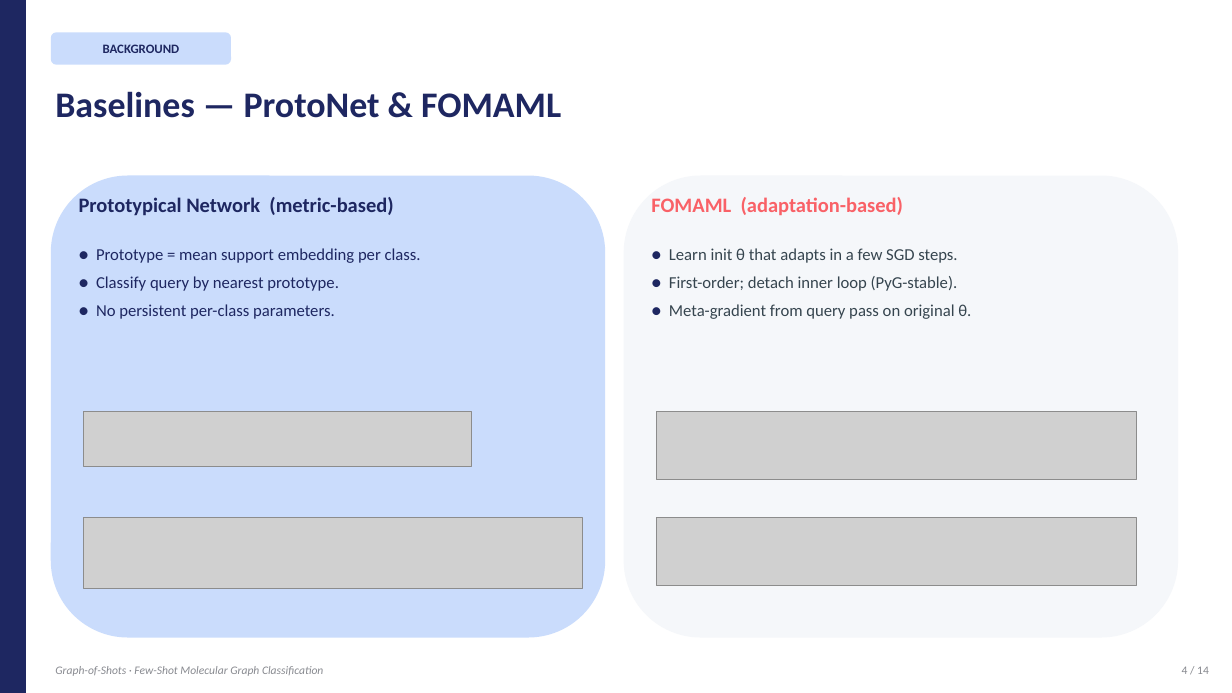
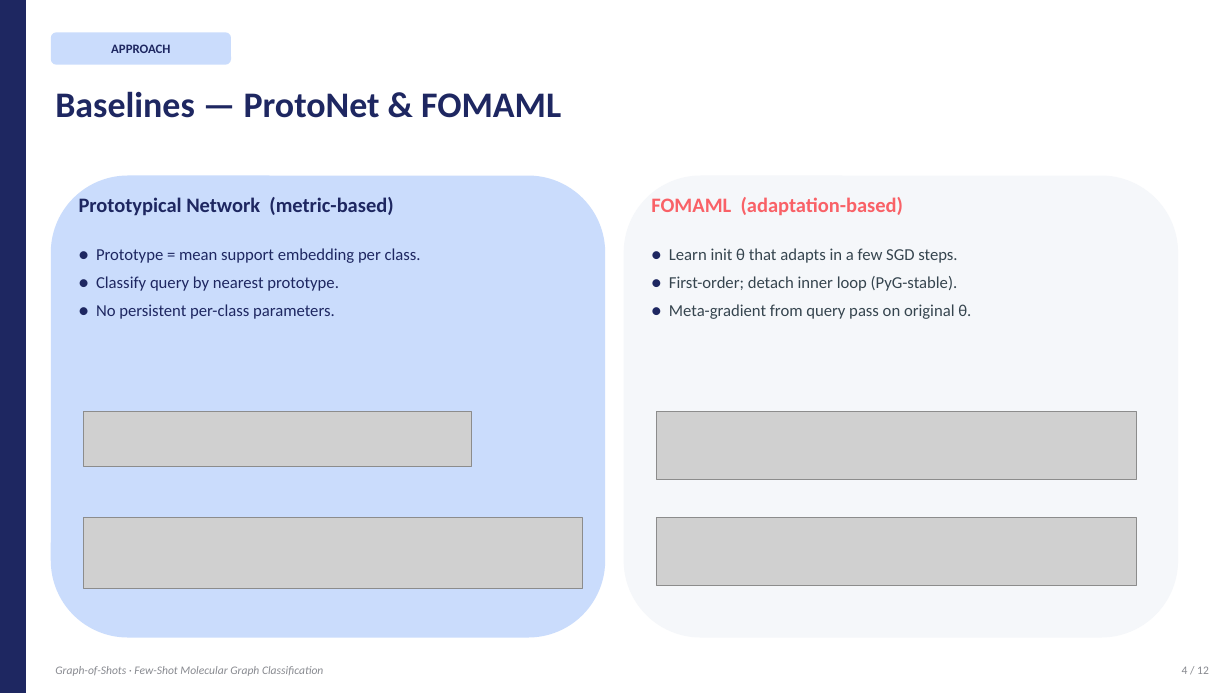
Before and after one commit to BDeMo/proj-mol, a slide deck: slide 4 of presentation/Graph-of-Shots.pptx. Drawn at 1232x693 pixels with LibreOffice and Linux fonts; fonts in the diff are those of the drawing; grey boxes stand for pictures. Boxes give left, top, right and bottom in pixels: in the first picture for what was removed or moved away, otherwise in the second. Text is boxed around its words. In the diff, an @@ line names an element or a change of style, - is before the commit and + after.

```diff
--- a/presentation/Graph-of-Shots.pptx
+++ b/presentation/Graph-of-Shots.pptx
@@ text in rounded rectangle at box(111, 44, 170, 53): text changed @@
-BACKGROUND
+APPROACH
@@ text at box(1182, 666, 1209, 674): text changed @@
-4 / 14
+4 / 12
```
Also in this commit, not shown: 7 other slides changed, 2 slides added, 4 slides removed, 3 other files.
